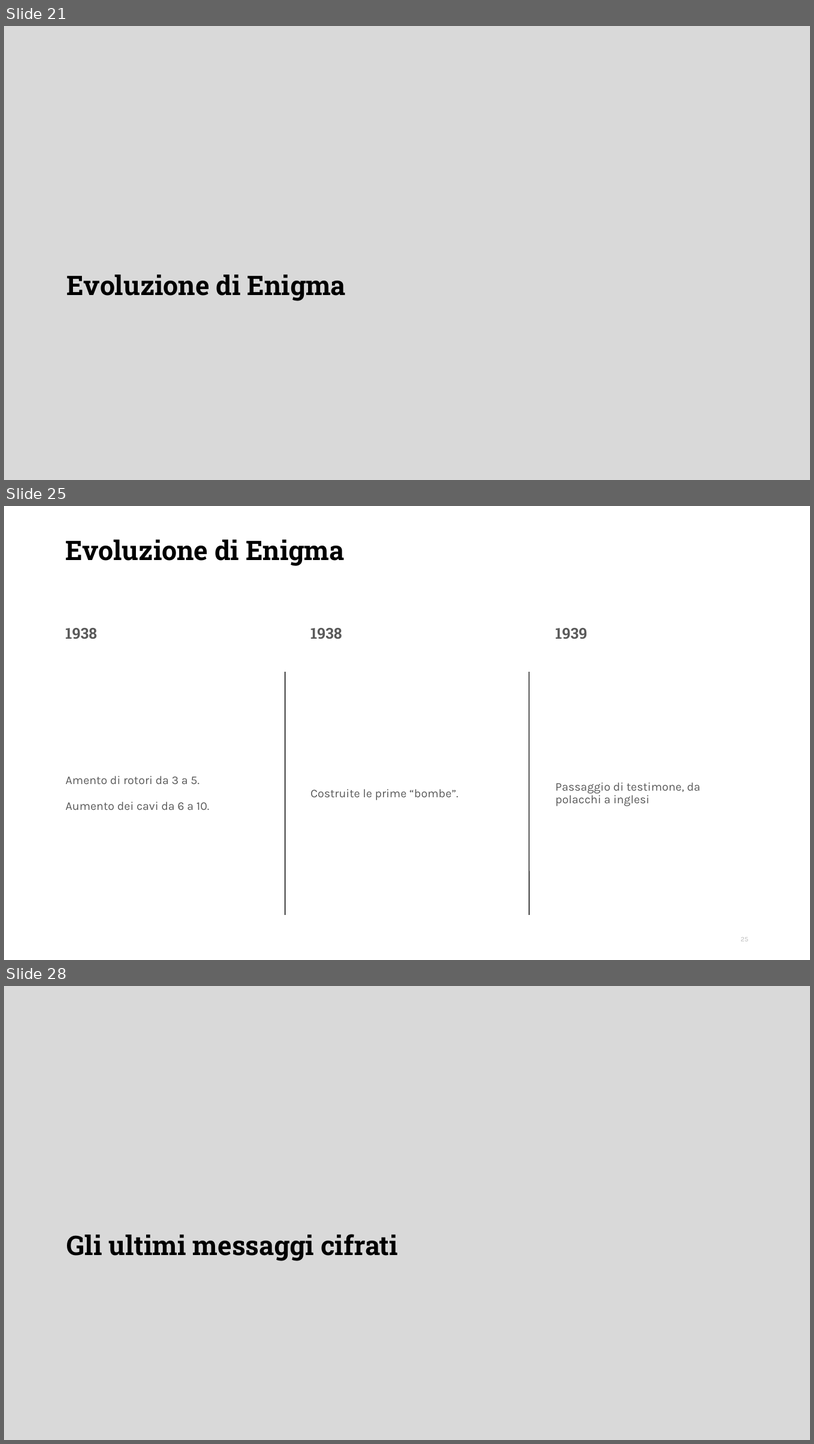
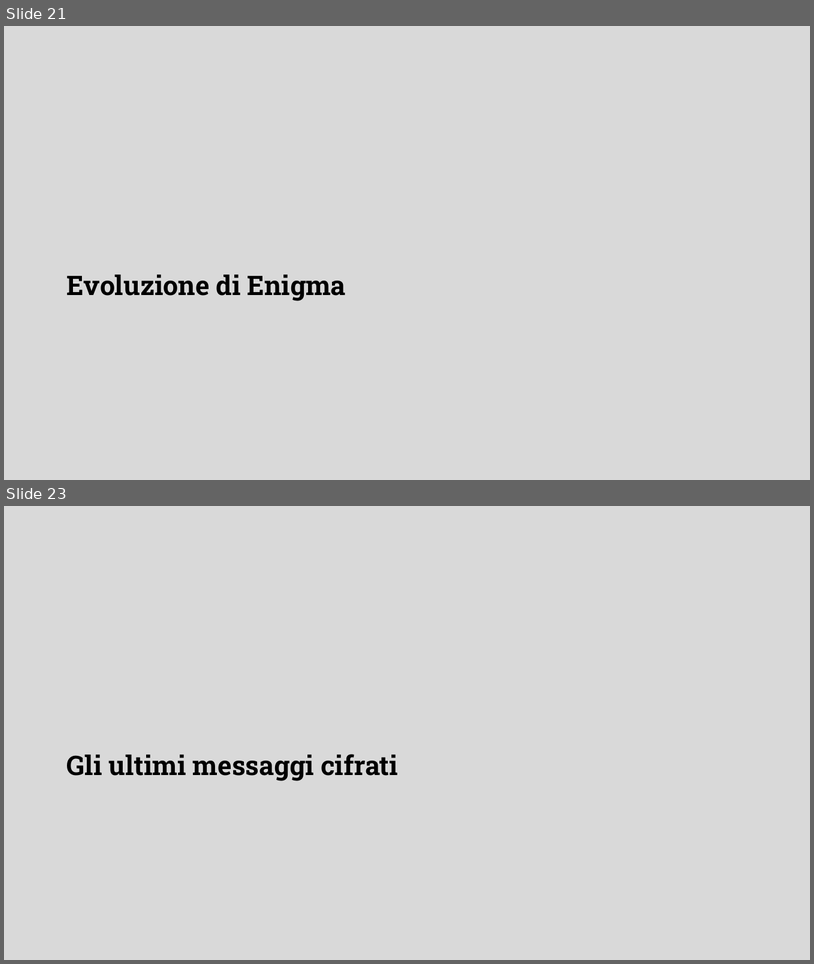
Before and after one commit to DanieleFerretti03/tesi-enigma, a slide deck: presentazione.odp. Shown one above the other, each under a label of ours: slides 21, 25 and 28 before the commit, slides 21 and 23 after it; the slides between them are not shown. The pictures are 814x1444 and 814x964 pixels, drawn with LibreOffice and Linux fonts; fonts in the diff are those of the drawing; background and template pictures are left out. Boxes give left, top, right and bottom in pixels: in the first picture for what was removed or moved away, otherwise in the second. Text is boxed around its words. In the diff, an @@ line names an element or a change of style, - is before the commit and + after.

Commit message:
Sostituzione slide Evoluzione di Enigma

```diff
--- a/presentazione.odp
+++ b/presentazione.odp
@@ slide 25 removed at bbox=[4, 506, 810, 960], background #FFFFFF @@
@@ title removed at bbox=[66, 540, 345, 566] @@
-Evoluzione di Enigma
@@ text removed at bbox=[65, 628, 97, 639] @@
-1938
@@ text removed at bbox=[311, 628, 342, 639] @@
-1938
@@ text removed at bbox=[555, 628, 587, 639] @@
-1939
@@ line removed from (285, 672) to (285, 915) @@
@@ line removed from (530, 672) to (530, 915) @@
@@ text removed at bbox=[66, 775, 210, 810] @@
-Amento di rotori da 3 a 5.
-Aumento dei cavi da 6 a 10.
@@ text removed at bbox=[311, 789, 459, 800] @@
-Costruite le prime “bombe”.
@@ text removed at bbox=[555, 782, 701, 806] @@
-Passaggio di testimone, da polacchi a inglesi
@@ page number removed at bbox=[741, 937, 749, 941] @@
-25
@@ what was slide 28 is now slide 23 @@
```
Also in this commit, not shown: 1 slide added, 5 other slides removed, 1 other file.
